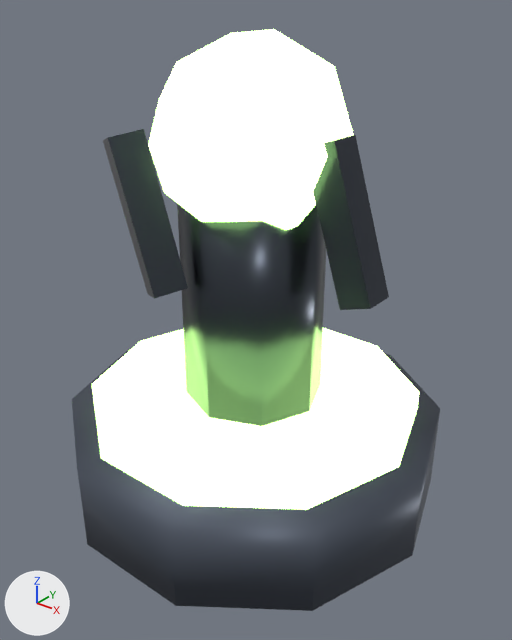
Renders of the Blender file assets/source/dep_field.blend from each side of a commit.
One viewpoint serves both versions: a 50 mm lens placed at (1.026, -1.274, 1.284), pointed at (0.028, -0.026, 0.511). The axes (+X, +Y, +Z) are drawn at lower left. The lights are the same throughout. The first picture is the older version.

The first picture shows 'dep_field'.
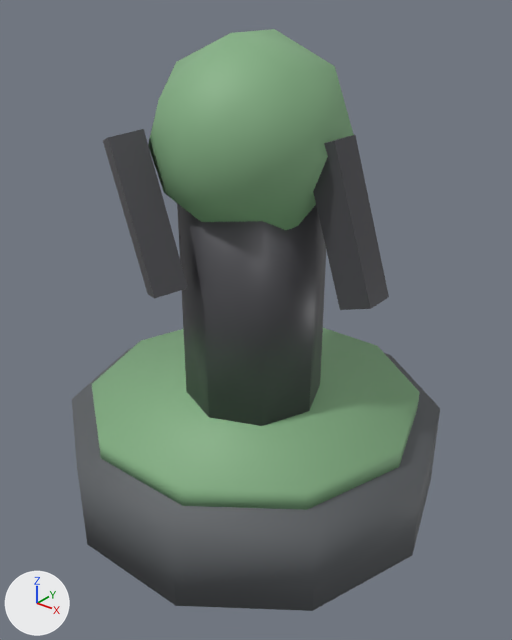
Location of each change, (x1, y1, x2, y2) in pixels of the pictures (512 x 640 px):
```json
{"object": "dep_field", "change": "surface changed, recoloured", "before": [72, 29, 439, 611], "after": [72, 29, 439, 611]}
```

Scene script edits in JSON lines:
```json
{"op": "set", "path": "mat_ns_body_dark.metallic", "old": "0.66", "new": "0.18"}
{"op": "set", "path": "mat_ns_body_dark.roughness", "old": "0.42", "new": "0.62"}
{"op": "set", "path": "mat_ns_energy_lime.base_color", "old": "(0.3, 0.7, 0.15)", "new": "(0.24, 0.45, 0.24)", "note": "green #95da6c -> greyish green #86b386"}
{"op": "remove", "block": "mat_ns_energy_lime", "code": "mat_ns_energy_lime.emission_color = (0.55, 1.0, 0.29)  # green #c4ff93"}
{"op": "remove", "block": "mat_ns_energy_lime", "code": "mat_ns_energy_lime.emission_strength = 5.0"}
{"op": "set", "path": "mat_ns_trim.base_color", "old": "(0.06, 0.07, 0.09)", "new": "(0.09, 0.09, 0.1)", "note": "greyish blue #454b55 -> dark grey #555559"}
{"op": "set", "path": "mat_ns_trim.metallic", "old": "0.85", "new": "0.3"}
{"op": "set", "path": "mat_ns_trim.roughness", "old": "0.28", "new": "0.44"}
```
